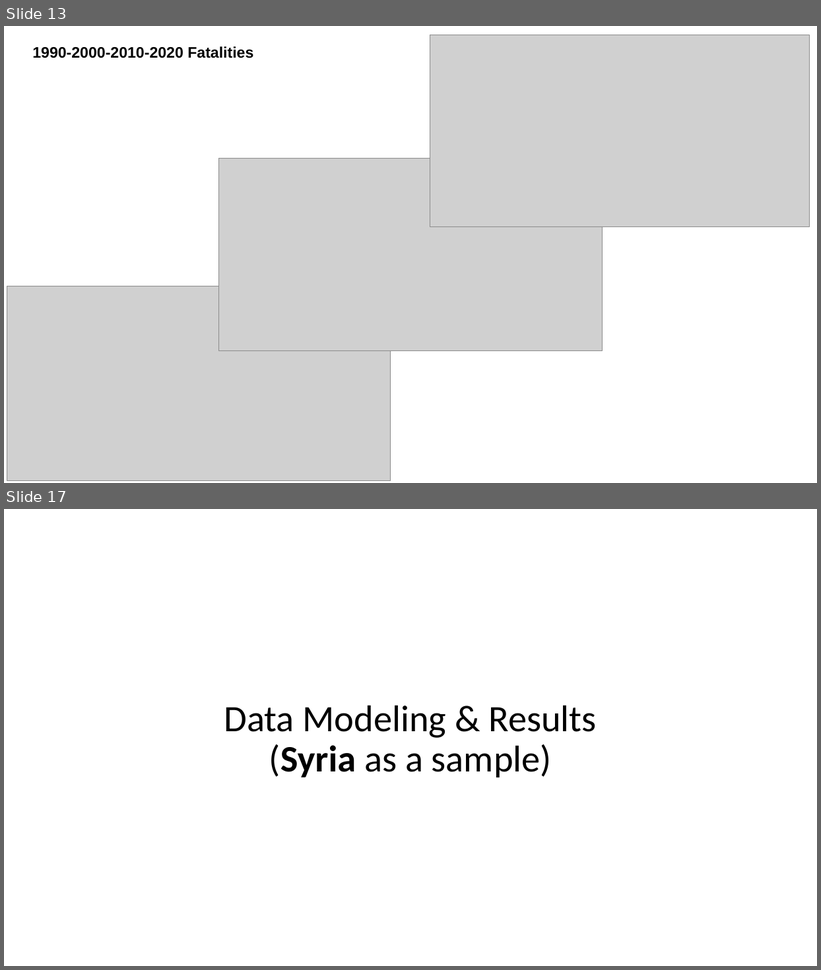
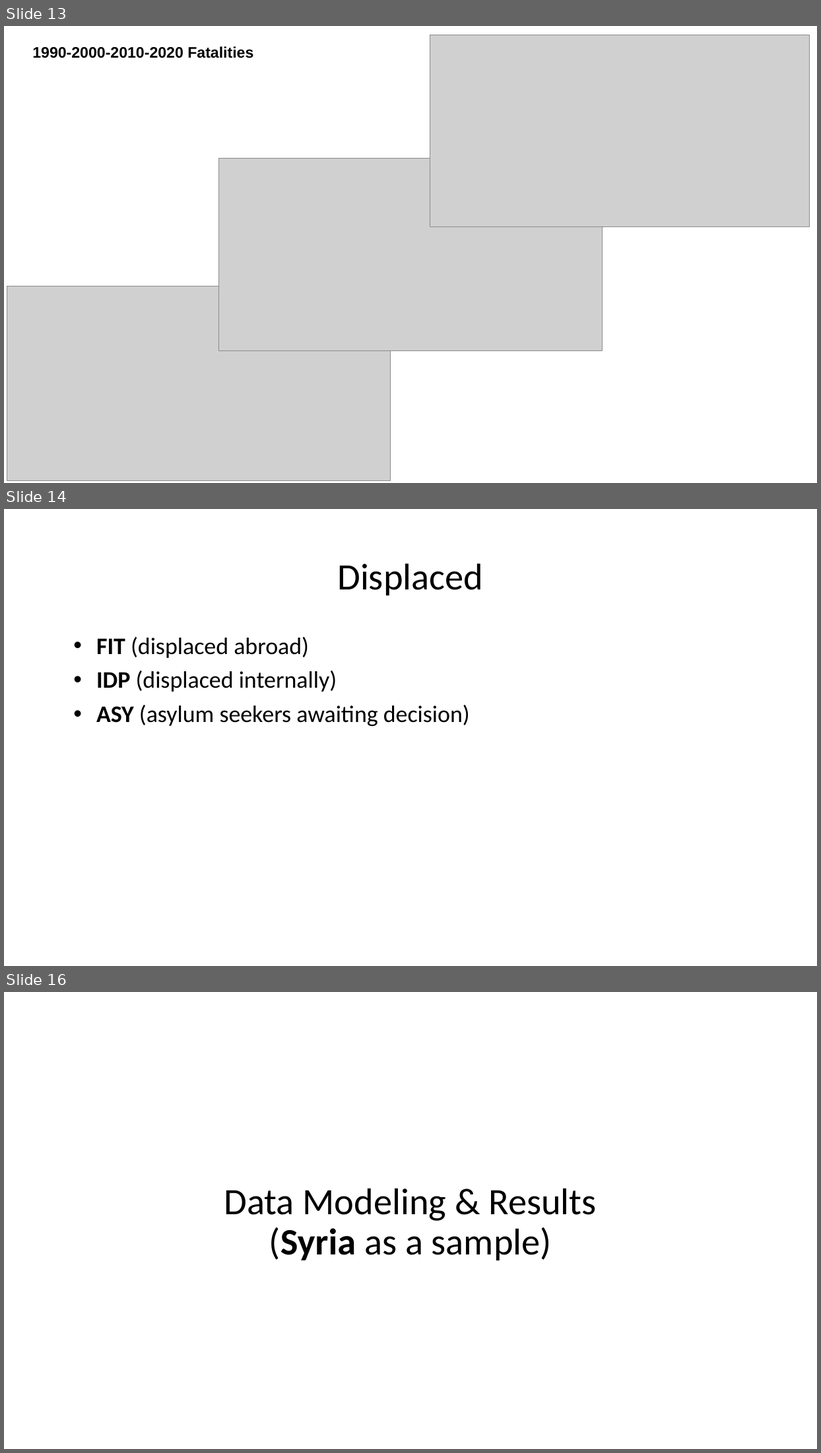
Before and after one commit to MohammedElagha/FIT-2021-IUG, a slide deck: Presentation/UNICC Global Hackathon - 25 Mar Presentation.pptx. Shown one above the other, each under a label of ours: slides 13 and 17 before the commit, slides 13, 14 and 16 after it; the slides between them are not shown. The pictures are 821x970 and 821x1453 pixels, drawn with LibreOffice and Linux fonts; fonts in the diff are those of the drawing; grey boxes stand for pictures. Boxes give left, top, right and bottom in pixels: in the first picture for what was removed or moved away, otherwise in the second. Text is boxed around its words. In the diff, an @@ line names an element or a change of style, - is before the commit and + after.

```diff
--- a/Presentation/UNICC Global Hackathon - 25 Mar Presentation.pptx
+++ b/Presentation/UNICC Global Hackathon - 25 Mar Presentation.pptx
@@ slide 14 added at (4, 509, 817, 966), background #FFFFFF @@
@@ title added at (337, 563, 483, 595), 44 pt, text #000000 @@
+Displaced
@@ text added at (96, 637, 470, 726), 28 pt, text #000000 @@
+• FIT (displaced abroad)
+• IDP (displaced internally)
+• ASY (asylum seekers awaiting decision)
@@ what was slide 17 is now slide 16 @@
```
Also in this commit, not shown: 7 slides changed, 3 other slides added, 2 slides removed, 1 other file.
